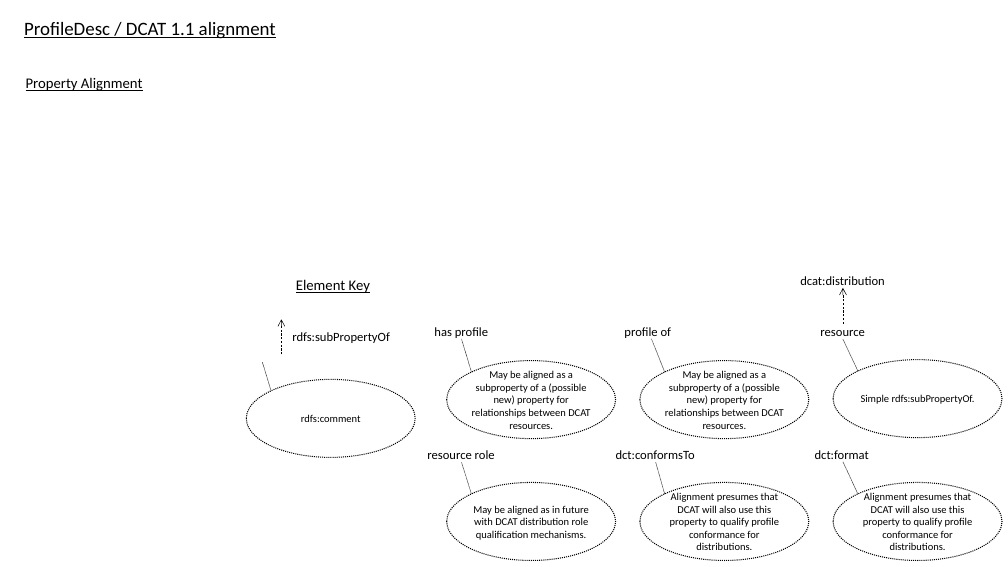
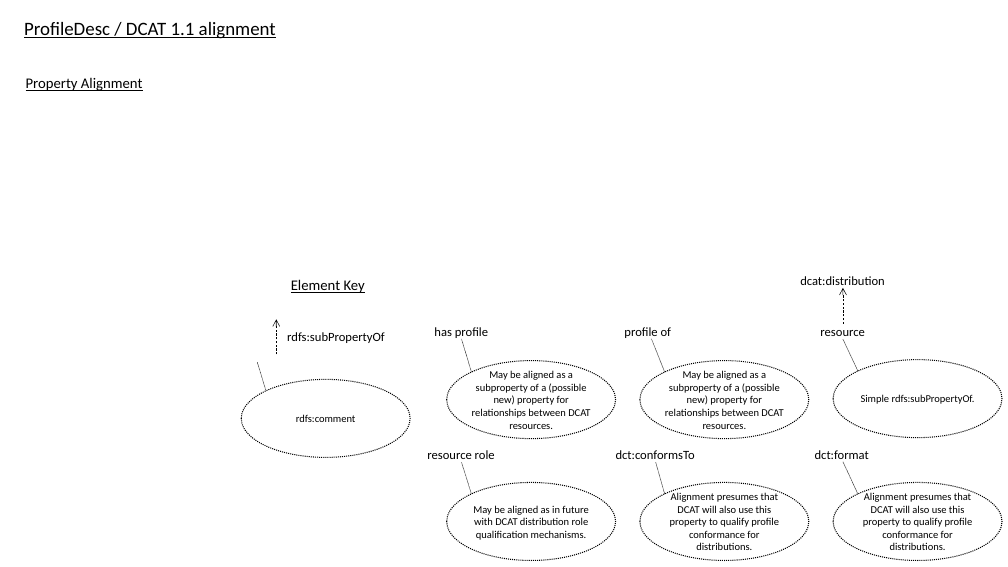
Before and after one commit to w3c/dxwg, a slide deck: slide 8 of profiledesc/profiledesc-diagrams.pptx. Drawn at 1008x567 pixels with LibreOffice and Linux fonts; fonts in the diff are those of the drawing. Boxes give left, top, right and bottom in pixels: in the first picture for what was removed or moved away, otherwise in the second. Text is boxed around its words. In the diff, an @@ line names an element or a change of style, - is before the commit and + after.

```diff
--- a/profiledesc/profiledesc-diagrams.pptx
+++ b/profiledesc/profiledesc-diagrams.pptx
@@ 2 texts, 1 ellipse, 1 arrow, 1 line: place and size @@
-2 texts, 1 ellipse, 1 arrow, 1 line at (247,279,415,457)
+2 texts, 1 ellipse, 1 arrow, 1 line at (241,279,410,457)
```
Also in this commit, not shown: 1 other slide changed, 6 other files.
